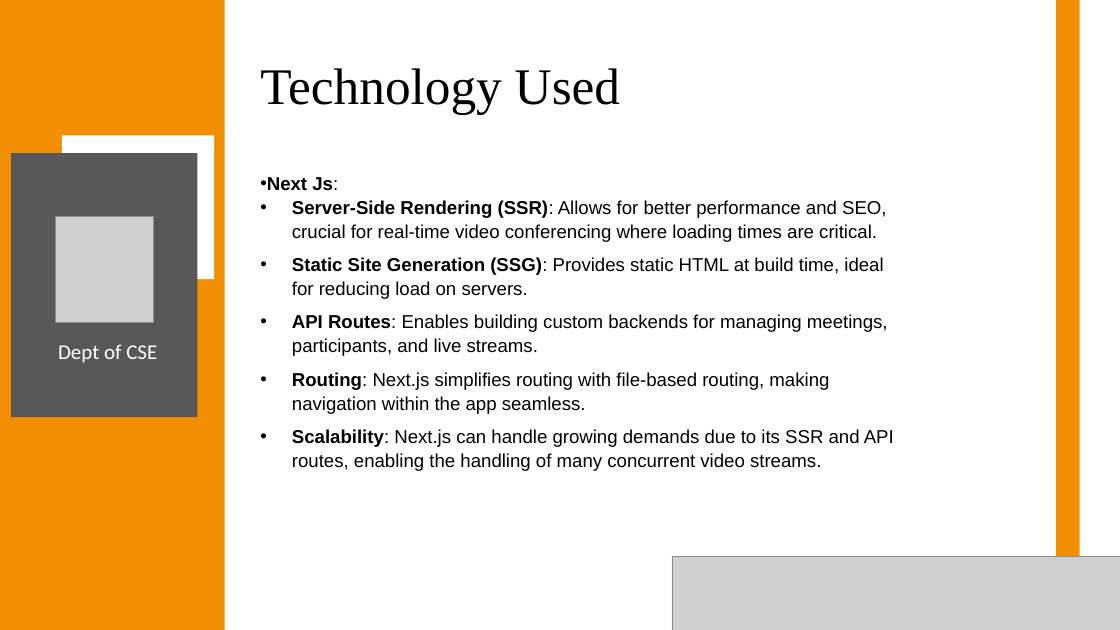
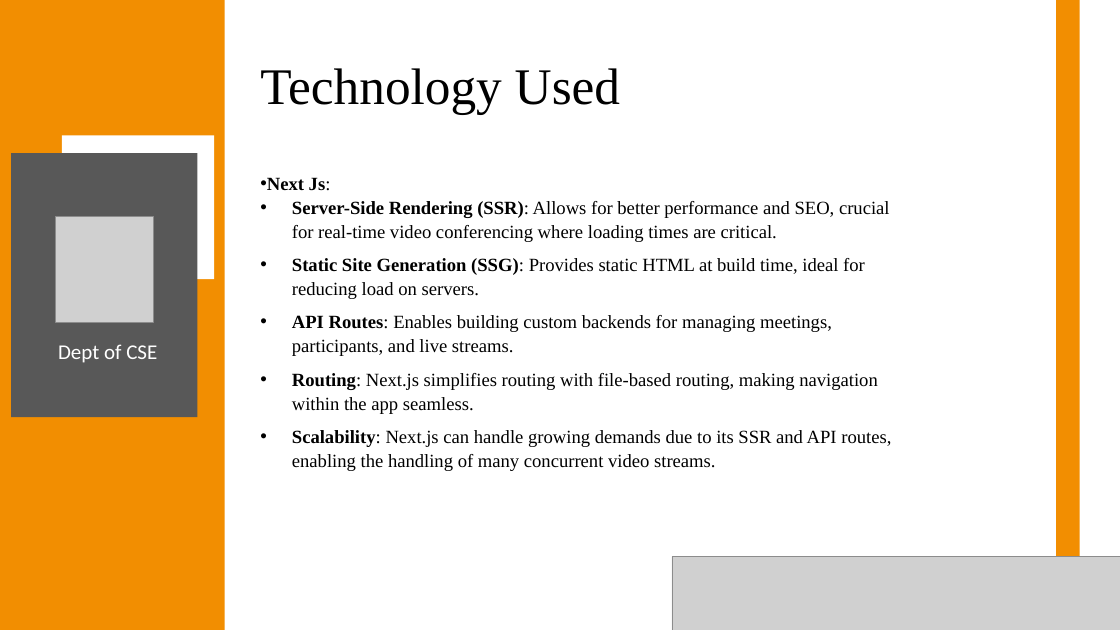
Before and after one commit to Anish202020/7th-Semester, a slide deck: slide 9 of Report & PPT/Project Work/Ppt/Callify Synopsis.pptx (slide 8 before the commit). Drawn at 1120x630 pixels with LibreOffice and Linux fonts; fonts in the diff are those of the drawing; grey boxes stand for pictures. Boxes give left, top, right and bottom in pixels: in the first picture for what was removed or moved away, otherwise in the second. Text is boxed around its words. In the diff, an @@ line names an element or a change of style, - is before the commit and + after.

```diff
--- a/Report & PPT/Project Work/Ppt/Callify Synopsis.pptx
+++ b/Report & PPT/Project Work/Ppt/Callify Synopsis.pptx
@@ text "Next Js:" at [267,177,891,471]: font Arial to Times New Roman @@
```
Also in this commit, not shown: 6 other slides changed, 1 slide added, 3 other files.
